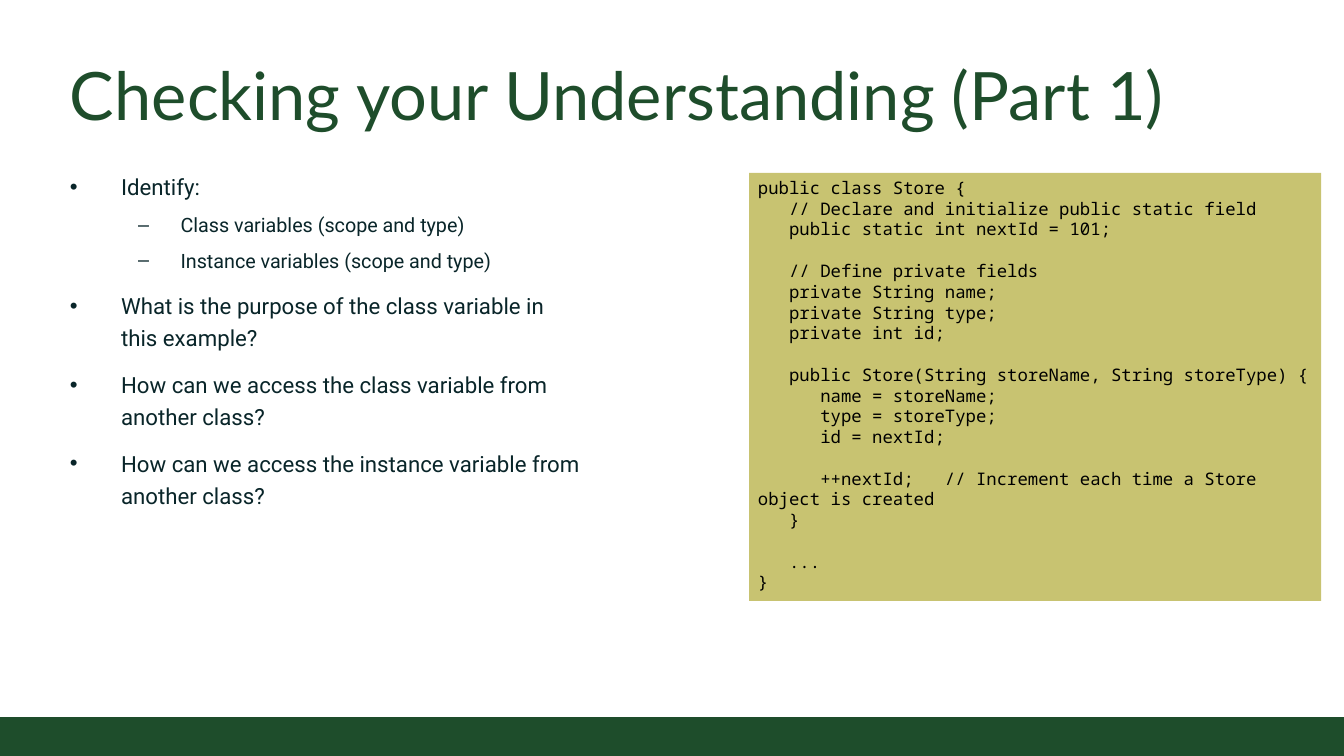
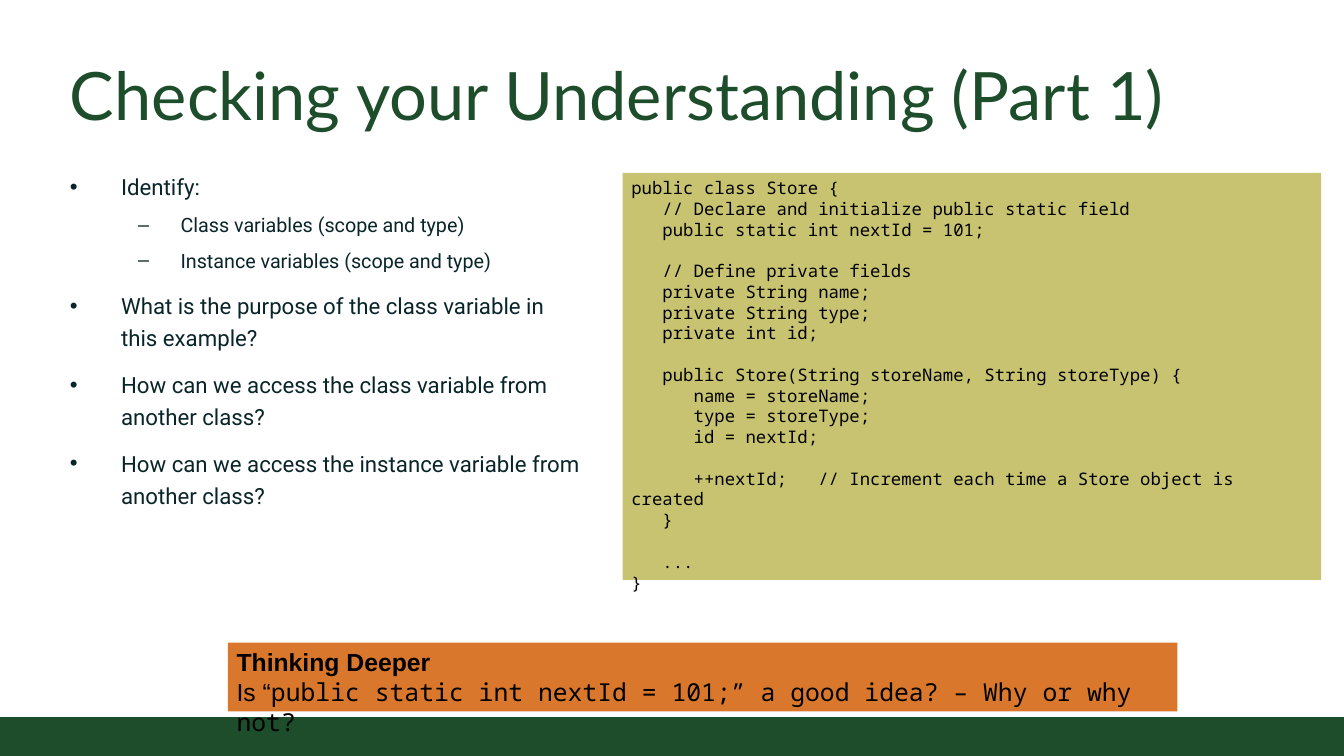
Before and after one commit to CSU-CompSci-CS163-4/Handouts, a slide deck: slide 6 of slides/On-Campus/09_03_MoreClasses.pptx (slide 5 before the commit). Drawn at 1344x756 pixels with LibreOffice and Linux fonts; fonts in the diff are those of the drawing; background and template pictures are left out. Boxes give left, top, right and bottom in pixels: in the first picture for what was removed or moved away, otherwise in the second. Text is boxed around its words. In the diff, an @@ line names an element or a change of style, - is before the commit and + after.

```diff
--- a/slides/On-Campus/09_03_MoreClasses.pptx
+++ b/slides/On-Campus/09_03_MoreClasses.pptx
@@ rectangle "public class Store {" resized from (x1=749, y1=173, x2=1321, y2=600) to (x1=623, y1=173, x2=1321, y2=580) @@
@@ rectangle added at (x1=228, y1=643, x2=1178, y2=712), fill #D9782C, 20 pt, text #000000 @@
+Thinking Deeper
+Is “public static int nextId = 101;” a good idea? – Why or why not?
```
Also in this commit, not shown: 4 other slides changed, 3 slides added, 1 other file.
